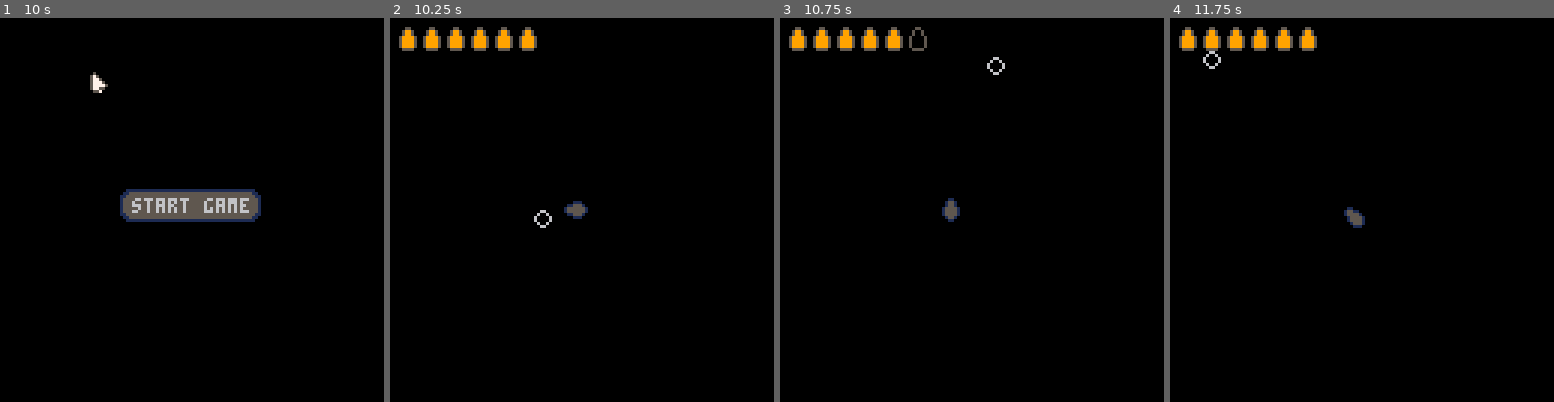
Above: before the commit, frames 1-4 (left to right).
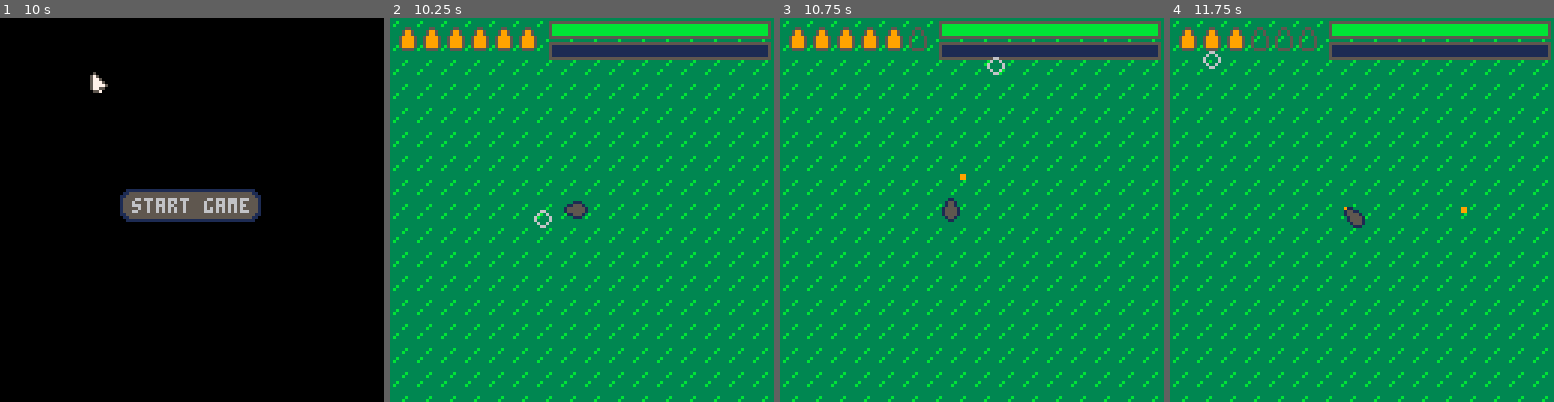
Above: after the commit, the same moments.

Repository: MounifAlzougbi/GameRepo
Game: PICO-8 cartridge six_shots.p8
Two runs of this game, one before a commit and one after it. Both use one fixed random seed, a clock stepped at 60 frames per second and the inputs below.
Inputs (mouse positions are in pixels of both pictures, inside the frame that each line leads up to):
- Up to frame 1 (10 s): tap X (X key) at 0.33, 1.07, 1.85, 2.97, 4.08, 5.2, 6.32, 7.43, 8.55, 9.67 s; click (280, 121) at 0.67 s; tap O (Z key) at 0.7, 1.7, 2.1, 2.5, 2.9, 3.3, 3.7, 4.1, 4.5, 4.9, 5.3, 5.7, 6.1, 6.5, 6.9, 7.3, 7.7, 8.1, 8.5, 8.9, 9.3, 9.7 s; click (46, 267) at 1.22 s; hold Right 1.6-2.1 s; click (107, 114) at 1.77 s; hold Up 2.15-2.42 s; click (172, 259) at 2.32 s; hold Right 2.47-3.03 s; click (234, 106) at 2.87 s; hold Left 3.08-3.58 s; click (295, 256) at 3.42 s; hold Down 3.63-3.97 s; click (61, 102) at 3.97 s; hold Right 4.02-4.68 s; click (122, 248) at 4.52 s; hold Up 4.73-5.03 s; click (184, 94) at 5.07 s; hold Left 5.08-5.68 s; click (249, 244) at 5.62 s; hold Down 5.73-6.03 s; hold Right 6.08-6.58 s; click (311, 90) at 6.17 s; hold Right 6.63-7.13 s; click (76, 236) at 6.72 s; hold Up 7.18-7.45 s; click (138, 83) at 7.27 s; hold Right 7.5-8.07 s; click (199, 229) at 7.82 s; hold Left 8.12-8.62 s; click (264, 79) at 8.37 s; hold Down 8.67-9 s; click (326, 225) at 8.92 s; hold Right 9.05-9.72 s; click (88, 71) at 9.47 s; hold Up from 9.77 s (still down)
- Up to frame 2 (10.25 s): click (543, 217) at 10.02 s; release Up at 10.07 s; tap O (Z key) at 10.1 s; hold Left from 10.12 s (still down)
- Up to frame 3 (10.75 s): tap O (Z key) at 10.5 s; click (995, 64) at 10.57 s; release Left at 10.72 s
- Up to frame 4 (11.75 s): hold Down 10.77-11.07 s; tap X (X key) at 10.78 s; tap O (Z key) at 10.9, 11.3, 11.7 s; click (1450, 213) at 11.12 s; hold Right 11.12-11.62 s; click (1212, 60) at 11.67 s

Frame 1 is identical in both runs. In frame 2, 98% of the frame differs, in the area x 0-100%, y 0-100%; in frame 3, 98%; in frame 4, 99%.

Commit message:
6shot
cant shoot while reloading

Diff:
--- a/six_shots.p8
+++ b/six_shots.p8
@@ -82,6 +82,7 @@
 		x,y,
 		angle,
 		mx,my,	-- mouse offset
+		speed=1.1,
 
 		new=function(s,tbl)
 			tbl=tbl or {}
@@ -91,12 +92,19 @@
 			return tbl
 		end,
 
+		init=function(s)
+			mag=s.mx*s.mx+s.my*s.my
+			mag=sqrt(mag)
+			s.mx=s.mx/mag
+			s.my=s.my/mag
+		end,
+
 		update=function(s)
 -- need to normalize vector
 -- for constant speed
 -- x/x^2+y^2 (magnitude)
-			s.x+=s.mx
-			s.y+=s.my
+			s.x+=s.mx*s.speed
+			s.y+=s.my*s.speed
 		end,
 
 		draw=function(s)
@@ -109,7 +117,7 @@
 
 	player={
 		health=100,
-		sprint=100,
+		stamina=100,
 		x=64,y=64,
 		dspeed=0.18,
 		speed=0.18,
@@ -118,13 +126,19 @@
 		dir=0,
 		ammo=6,
 		ammo_cap=6,
+		shoot_delay=0,--
 
 		update=function(s)
 
 -- sprint
-		if btn(❎) then
+		if btn(❎)
+		and s.stamina>0 then
 			s.speed=s.dspeed*s.sprnt
+			s.stamina-=0.5
 		else
+			if s.stamina<100 then
+				s.stamina+=0.4
+			end
 			s.speed=s.dspeed
 		end
 
@@ -170,22 +184,30 @@
 			end
 
 			-- reload
-		if btn(🅾️) then
-			s.ammo=s.ammo_cap
+		if btn(🅾️)
+		and s.ammo<s.ammo_cap then
+			s.ammo+=0.03
 		end
 
 -- shooting
 		if mouse.clicked
-		and s.ammo>0 then
+		and s.ammo>=1
+		and s.shoot_delay<0
+		and btn(🅾️)!=true then
 			sfx(1)
 			s.ammo-=1
+
 			add(b,bullet:new({
 			x=s.x-4,y=s.y-4,
 			angle=s.angle,
 			mx=dx,my=dy
 			}))
 
-		end
+			b[#b]:init()
+
+			s.shoot_delay=25
+		end
+		s.shoot_delay-=1
 
 		end,
 
@@ -205,6 +227,21 @@
 				end
 				spr(t,-6+(i*8),3)
 			end
+
+			rectfill(53,1,126,6,5)
+			for x=1,9 do
+				if x<s.health/9 then
+					spr(62,46+x*8)
+				end
+			end
+
+			rectfill(53,8,126,13,5)
+			for x=1,9 do
+				if x<s.stamina/9 then
+					spr(61,46+x*8,7)
+				end
+			end
+
 		end
 	}
 end
@@ -219,10 +256,11 @@
 
 -- @draw
 function six_draw()
-	player:draw()
+	map()
 	for i=1,#b do
 		b[i]:draw()
 	end
+	player:draw()
 end
 -->8
 -- button & state
@@ -476,8 +514,27 @@
 __gff__
 0101010101010101010101010101010100000000000000000000000000000000000000000000000000000000000000000000000000000000000000000000000000000000000000000000000000000000000000000000000000000000000000000000000000000000000000000000000000000000000000000000000000000000
 0000000000000000000000000000000000000000000000000000000000000000000000000000000000000000000000000000000000000000000000000000000000000000000000000000000000000000000000000000000000000000000000000000000000000000000000000000000000000000000000000000000000000000
-…(5 lines of a section not shown)…
+__map__
+4242424242424242424242424242424242424242424242000000000000000000000000000000000000000000000000000000000000000000000000000000000000000000000000000000000000000000000000000000000000000000000000000000000000000000000000000000000000000000000000000000000000000000
+4242424242424242424242424242424242424242424242000000000000000000000000000000000000000000000000000000000000000000000000000000000000000000000000000000000000000000000000000000000000000000000000000000000000000000000000000000000000000000000000000000000000000000
+4242424242424242424242424242424242424242424242000000000000000000000000000000000000000000000000000000000000000000000000000000000000000000000000000000000000000000000000000000000000000000000000000000000000000000000000000000000000000000000000000000000000000000
+4242424242424242424242424242424242424242424242000000000000000000000000000000000000000000000000000000000000000000000000000000000000000000000000000000000000000000000000000000000000000000000000000000000000000000000000000000000000000000000000000000000000000000
+4242424242424242424242424242424242424242424242000000000000000000000000000000000000000000000000000000000000000000000000000000000000000000000000000000000000000000000000000000000000000000000000000000000000000000000000000000000000000000000000000000000000000000
+4242424242424242424242424242424242424242424242000000000000000000000000000000000000000000000000000000000000000000000000000000000000000000000000000000000000000000000000000000000000000000000000000000000000000000000000000000000000000000000000000000000000000000
+4242424242424242424242424242424242424242424242000000000000000000000000000000000000000000000000000000000000000000000000000000000000000000000000000000000000000000000000000000000000000000000000000000000000000000000000000000000000000000000000000000000000000000
+4242424242424242424242424242424242424242424242000000000000000000000000000000000000000000000000000000000000000000000000000000000000000000000000000000000000000000000000000000000000000000000000000000000000000000000000000000000000000000000000000000000000000000
+4242424242424242424242424242424242424242424242000000000000000000000000000000000000000000000000000000000000000000000000000000000000000000000000000000000000000000000000000000000000000000000000000000000000000000000000000000000000000000000000000000000000000000
+4242424242424242424242424242424242424242424242000000000000000000000000000000000000000000000000000000000000000000000000000000000000000000000000000000000000000000000000000000000000000000000000000000000000000000000000000000000000000000000000000000000000000000
+4242424242424242424242424242424242424242424242000000000000000000000000000000000000000000000000000000000000000000000000000000000000000000000000000000000000000000000000000000000000000000000000000000000000000000000000000000000000000000000000000000000000000000
+4242424242424242424242424242424242424242424242000000000000000000000000000000000000000000000000000000000000000000000000000000000000000000000000000000000000000000000000000000000000000000000000000000000000000000000000000000000000000000000000000000000000000000
+4242424242424242424242424242424242424200000000000000000000000000000000000000000000000000000000000000000000000000000000000000000000000000000000000000000000000000000000000000000000000000000000000000000000000000000000000000000000000000000000000000000000000000
+4242424242424242424242424242424242424200000000000000000000000000000000000000000000000000000000000000000000000000000000000000000000000000000000000000000000000000000000000000000000000000000000000000000000000000000000000000000000000000000000000000000000000000
+4242424242424242424242424242424242424200000000000000000000000000000000000000000000000000000000000000000000000000000000000000000000000000000000000000000000000000000000000000000000000000000000000000000000000000000000000000000000000000000000000000000000000000
+4242424242424242424242424242424242424200000000000000000000000000000000000000000000000000000000000000000000000000000000000000000000000000000000000000000000000000000000000000000000000000000000000000000000000000000000000000000000000000000000000000000000000000
+4242424242424242424242424242424242424200000000000000000000000000000000000000000000000000000000000000000000000000000000000000000000000000000000000000000000000000000000000000000000000000000000000000000000000000000000000000000000000000000000000000000000000000
+4242424242424242424242424242424242424200000000000000000000000000000000000000000000000000000000000000000000000000000000000000000000000000000000000000000000000000000000000000000000000000000000000000000000000000000000000000000000000000000000000000000000000000
+…(5 lines of a section not shown)…
Not shown, changed: 21 lines of the sprite sheet (__gfx__) section of six_shots.p8
